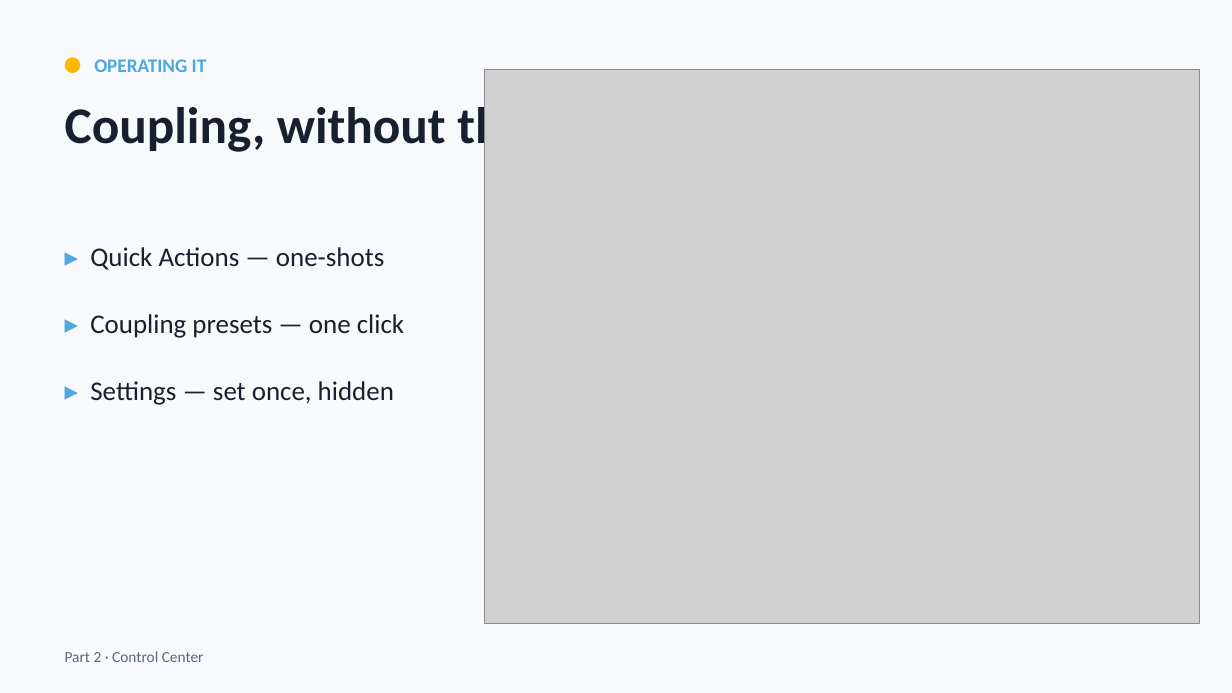
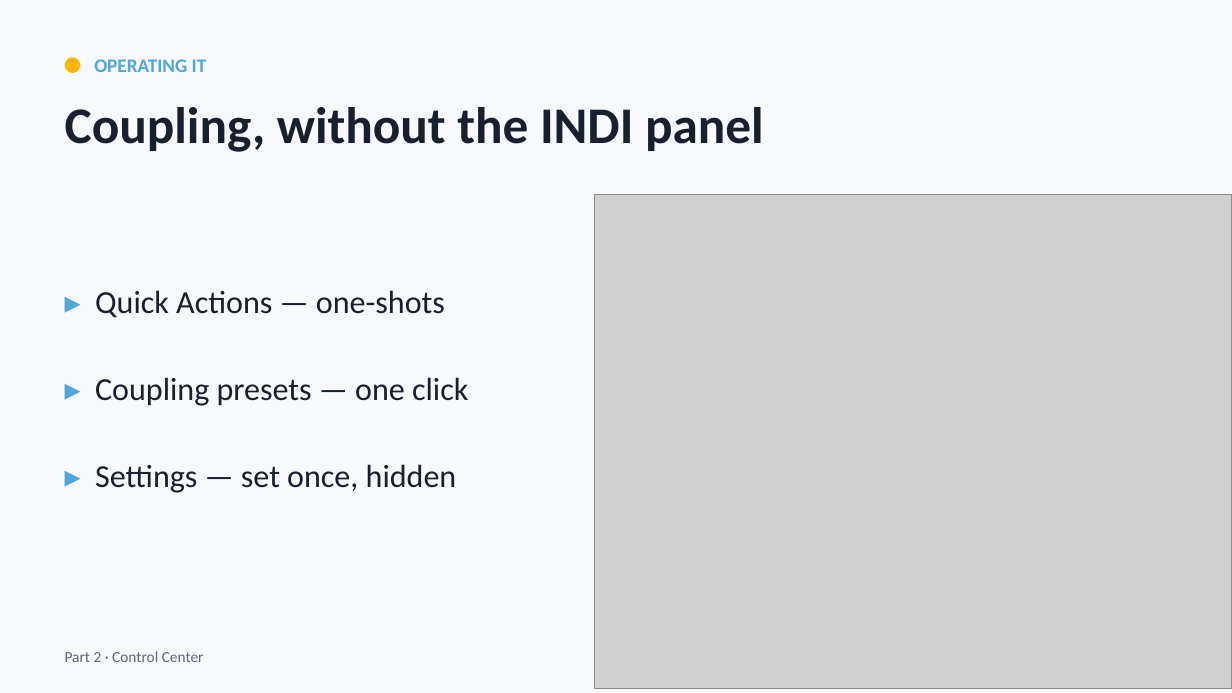
Before and after one commit to apos/PiFinder_Stellarmate, a slide deck: slide 15 of docs/presentations/PFSM_overview.pptx. Drawn at 1232x693 pixels with LibreOffice and Linux fonts; fonts in the diff are those of the drawing; grey boxes stand for pictures. Boxes give left, top, right and bottom in pixels: in the first picture for what was removed or moved away, otherwise in the second. Text is boxed around its words. In the diff, an @@ line names an element or a change of style, - is before the commit and + after.

```diff
--- a/docs/presentations/PFSM_overview.pptx
+++ b/docs/presentations/PFSM_overview.pptx
@@ picture: place and size @@
-picture at <box>485,69,1201,624</box>
+picture at <box>595,194,1232,689</box>
@@ text "▸ Quick Actions — one-shots": place and size @@
-text "▸ Quick Actions — one-shots" at <box>90,247,404,405</box>
+text "▸ Quick Actions — one-shots" at <box>95,290,468,493</box>
@@ text "▸ Quick Actions — one-shots" at <box>95,290,468,493</box>: size 21 to 25 pt; more space between paragraphs @@
```
Also in this commit, not shown: 8 other slides changed, 1 slide added, 7 other files.
